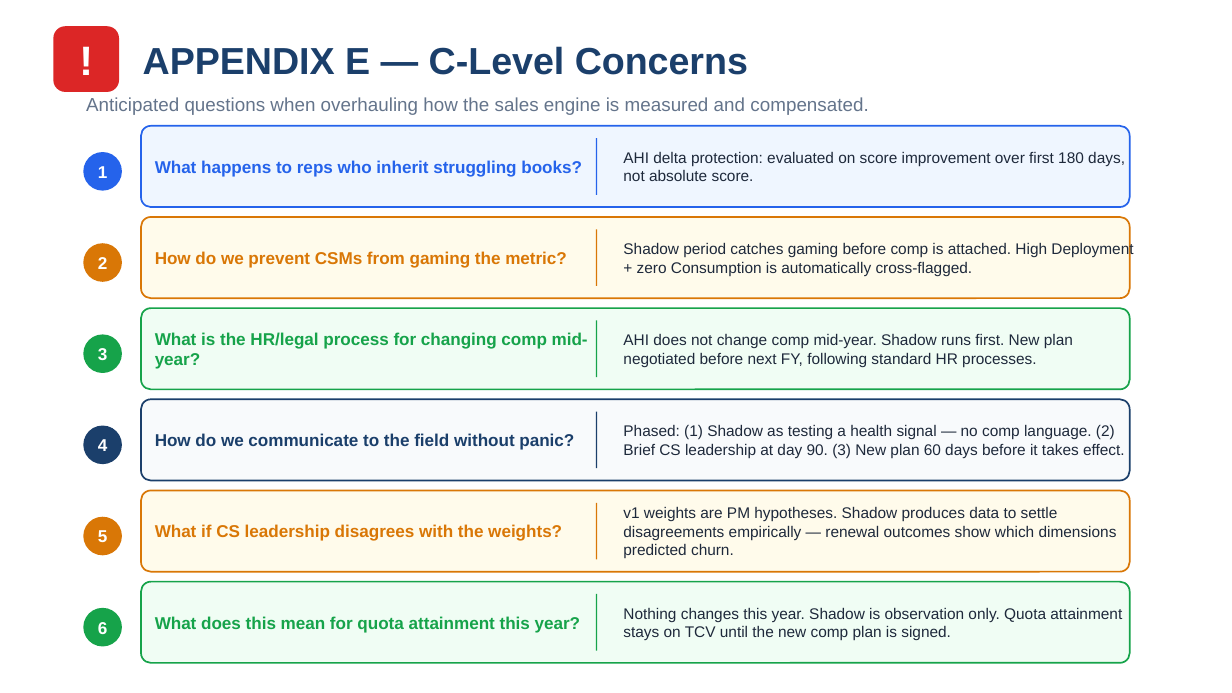
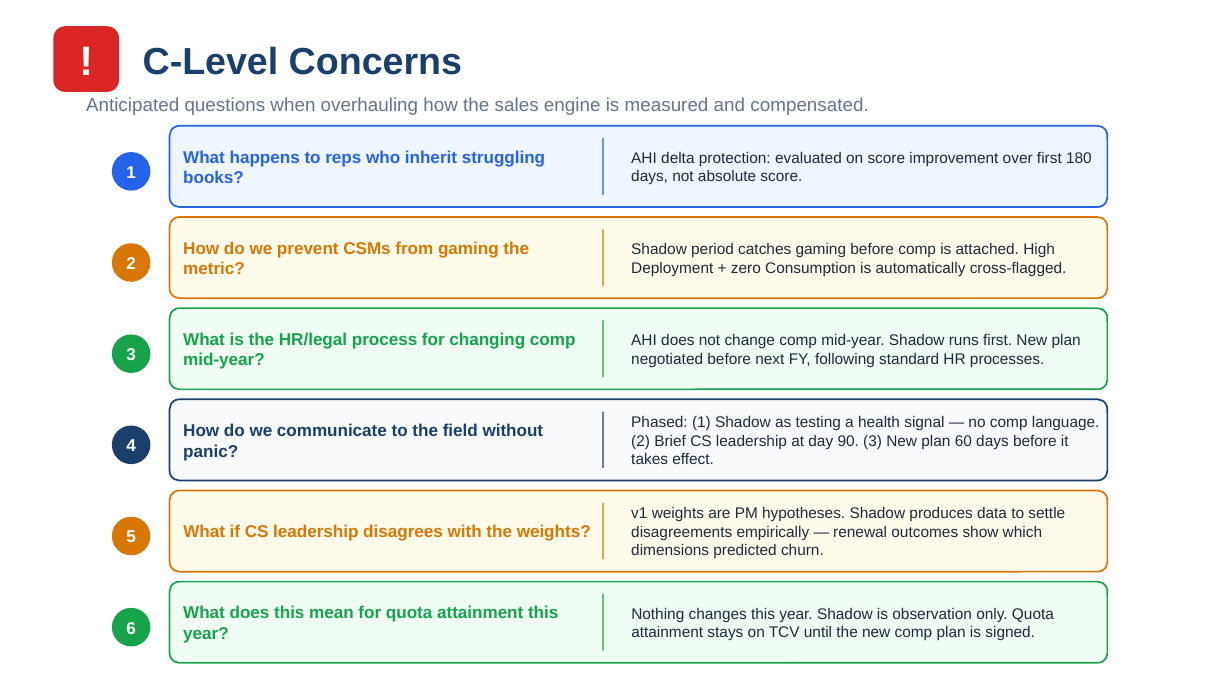
Before and after one commit to anumeharai21090-rgb/pan-ahi-casestudy, a slide deck: slide 14 of docs/AHI_Final_Pitch.pptx (slide 13 before the commit). Drawn at 1232x693 pixels with LibreOffice and Linux fonts; fonts in the diff are those of the drawing. Boxes give left, top, right and bottom in pixels: in the first picture for what was removed or moved away, otherwise in the second. Text is boxed around its words. In the diff, an @@ line names an element or a change of style, - is before the commit and + after.

```diff
--- a/docs/AHI_Final_Pitch.pptx
+++ b/docs/AHI_Final_Pitch.pptx
@@ text at (143,46,462,75): text changed @@
-APPENDIX E — C-Level Concerns
+C-Level Concerns
@@ rounded rectangle: place and size @@
-rounded rectangle at (140,126,1130,207)
+rounded rectangle at (170,126,1108,207)
@@ text "What happens to reps who ..." rewrapped from (155,160,582,177) to (183,150,545,183) @@
@@ text "AHI delta protection: evaluated on ..." rewrapped from (623,152,1125,181) to (631,152,1092,184) @@
@@ rounded rectangle: place and size @@
-rounded rectangle at (140,217,1130,298)
+rounded rectangle at (170,217,1108,298)
@@ text "How do we prevent CSMs ..." rewrapped from (155,251,567,268) to (183,241,529,274) @@
@@ text "Shadow period catches gaming before ..." rewrapped from (623,242,1133,276) to (631,242,1067,276) @@
@@ rounded rectangle: place and size @@
-rounded rectangle at (140,308,1130,389)
+rounded rectangle at (170,308,1108,389)
@@ text "What is the HR/legal process ..." rewrapped from (155,332,588,369) to (183,332,576,369) @@
@@ text "AHI does not change comp ...": place and size @@
-text "AHI does not change comp ..." at (623,334,1073,367)
+text "AHI does not change comp ..." at (631,334,1081,367)
@@ rounded rectangle: place and size @@
-rounded rectangle at (140,399,1130,480)
+rounded rectangle at (170,399,1108,480)
@@ text "How do we communicate to ..." rewrapped from (155,433,574,450) to (183,423,544,461) @@
@@ text "Phased: (1) Shadow as testing ..." rewrapped from (623,424,1125,458) to (631,415,1100,464) @@
@@ rounded rectangle: place and size @@
-rounded rectangle at (140,490,1130,572)
+rounded rectangle at (170,490,1108,572)
@@ text "What if CS leadership disagrees ...": place and size @@
-text "What if CS leadership disagrees ..." at (155,524,562,541)
+text "What if CS leadership disagrees ..." at (183,524,591,541)
@@ text "v1 weights are PM hypotheses. ..." rewrapped from (623,506,1117,558) to (631,506,1065,558) @@
@@ rounded rectangle: place and size @@
-rounded rectangle at (140,582,1130,663)
+rounded rectangle at (170,582,1108,663)
@@ text "What does this mean for ..." rewrapped from (155,616,581,633) to (183,605,558,643) @@
@@ 6 lines: place and size @@
-6 lines at (596,138,596,650)
+6 lines at (602,138,604,650)
@@ text "Nothing changes this year. Shadow ..." rewrapped from (623,608,1122,640) to (631,608,1054,640) @@
@@ 6 texts, 6 ellipses: place and size @@
-6 texts, 6 ellipses at (84,153,121,646)
+6 texts, 6 ellipses at (112,153,149,646)
```
Also in this commit, not shown: 10 other slides changed, 2 slides added, 1 slide removed.
